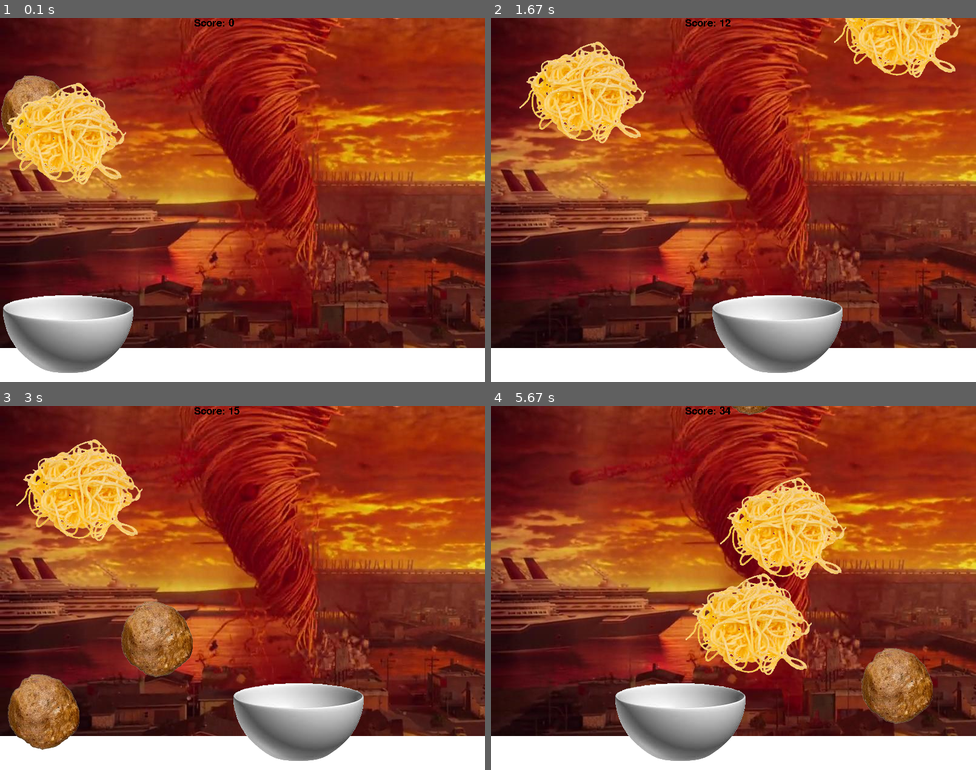
Above: before the commit, frames 1-4 (two rows, left to right).
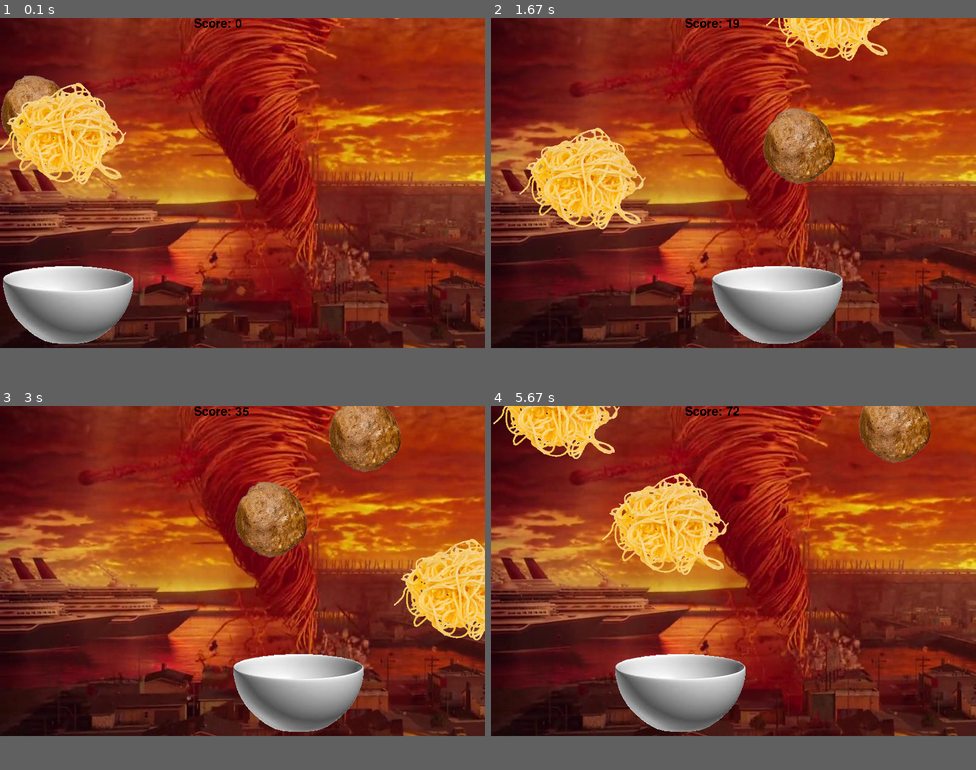
Above: after the commit, the same moments.

Repository: mchy8/Pygame
Game: pygame game, started from Pygame_Mackenzie1.py
Same seed, same stepped clock (60 frames per second), same inputs: the game is played once before the commit and once after it.
Inputs:
- Up to frame 1 (0.1 s): no input
- Up to frame 2 (1.67 s): hold Right 0.33-0.8 s; hold Right 0.83-1.3 s; hold Left from 1.33 s (still down)
- Up to frame 3 (3 s): release Left at 1.87 s; hold Left 1.9-2.3 s; hold Right 2.33-2.97 s
- Up to frame 4 (5.67 s): hold Left 3-3.47 s; hold Right 3.5-3.97 s; hold Right 4-4.47 s; hold Left 4.5-5.03 s; hold Left 5.07-5.47 s; hold Right from 5.5 s (still down)
In our replay, the window is 800x600 before the commit and 800x544 after it. These sizes can differ from the game's own. Grey fills any space a smaller window leaves; there, only what the larger window draws over its background counts as a difference.

The runs differ from the first frame. In frame 1, 6.3% of the frame differs, in the area x 0-50%, y 0-98%; in frame 2, 20%; in frame 3, 23%; in frame 4, 25%, in the area x 0-92%, y 0-98%.

Commit message:
sixteenth commit

Diff:
--- a/Pygame_Mackenzie1.py
+++ b/Pygame_Mackenzie1.py
@@ -5,12 +5,10 @@
 import random
 
 WIDTH = 800
-HEIGHT = 600
+HEIGHT = 544
 
-paused = False
+#800
 muted = False
-
-screen_height = 800
 
 white = (255,255,255)
 black = (0,0,0)
@@ -34,15 +32,23 @@
 
 score = 0
 maxscore = 100
-#create a surface
 
-#pygame.display.flip() 		#similar to a flip book, updates entire surface
-# pygame.display.update()		#only updates portion specified
-# this is the play sound function
 def play(soundFile):
 	soundFile = pygame.mixer.Sound(file=soundFile)
 	if not muted:
 		soundFile.play(loops=0)
+
+def overlap(Sprite):
+	for x in meatballArray:
+		if x != Sprite and Sprite.rect.colliderect(x.rect):
+			Sprite.rect.x = random.randint(1,WIDTH -20)
+			Sprite.rect.y = (random.randint(0, HEIGHT-30))*(-1)
+			overlap(Sprite)
+	for x in spaghettiArray:
+		if x != Sprite and Sprite.rect.colliderect(x.rect):
+			Sprite.rect.x = random.randint(1,WIDTH -20)
+			Sprite.rect.y = (random.randint(0, HEIGHT-30))*(-1)
+			overlap(Sprite)
 
 class Meatball(Sprite):
 	def __init__(self):
@@ -55,21 +61,21 @@
 		global meatballScore
 		if action == "move down":
 			self.rect.y += meatballspeed
-			if self.rect.y > screen_height:
+			if self.rect.y > HEIGHT- self.rect.height:
 				self.rect.x = random.randint(1,WIDTH -20)
 				self.rect.y = (random.randint(0, HEIGHT-30))*(-1)
+				overlap(self)
+				#y value is greater than the height it resets
 		elif action == "gotToTop":
 			self.rect.x = random.randint(1,WIDTH -20)
 			self.rect.y = (random.randint(0, HEIGHT-30))*(-1)
+			overlap(self)
 		if self.rect.colliderect(bowl1):
 			self.rect.x = random.randint(1,WIDTH -20)
 			self.rect.y = (random.randint(0, HEIGHT-30))*(-1)
 			score = score + meatballScore
-
-
-	def gotToTop(self):
-		self.rect.x = random.randint(1,WIDTH -20)
-		self.rect.y = (random.randint(0, HEIGHT-30))*(-1)
+			#changes the score and goes back to top
+			overlap(self)
 
 class Spaghetti(Sprite):
 	def __init__(self):
@@ -83,32 +89,30 @@
 		global spaghettiScore
 		if action == "move down":
 			self.rect.y += spaghettispeed
-			if self.rect.y > screen_height:
+			if self.rect.y > HEIGHT - self.rect.height:
 				self.rect.x = random.randint(1,WIDTH -20)
 				self.rect.y = (random.randint(0, HEIGHT-30))*(-1)
+				overlap(self)
 		elif action == "gotToTop":
 			self.rect.x = random.randint(1,WIDTH -20)
 			self.rect.y = (random.randint(0, HEIGHT-30))*(-1)
+			overlap(self)
 		if self.rect.colliderect(bowl1):
 			self.rect.x = random.randint(1,WIDTH -20)
 			self.rect.y = (random.randint(0, HEIGHT-30))*(-1)
 			score = score + spaghettiScore
-			# this is for playing sound
-			# play(file name here ex: 'getPoint.wav')
-	def gotToTop(self):
-		self.rect.x = random.randint(1,WIDTH -20)
-		self.rect.y = (random.randint(0, HEIGHT-30))*(-1)
+			overlap(self)
 
 class Bowl(Sprite):
 	def __init__(self):
 		Sprite.__init__(self)
 		self.image = image.load("bowl_v2.bmp").convert_alpha()
 		self.rect = self.image.get_rect()
-		self.rect.y = 450
+		self.rect.y = HEIGHT - self.rect.height
 
 	def update(self):
 		self.rect.x = x_pos
-		self.rect.y = 450
+		self.rect.y = HEIGHT - self.rect.height
 		if self.rect.x < 0:
 			self.rect.x = 0
 		elif self.rect.x > (WIDTH - self.rect.width):
@@ -116,30 +120,31 @@
 
 class Background(Sprite):
     def __init__(self, image_file, location):
-        pygame.sprite.Sprite.__init__(self)  #call Sprite initializer
+        Sprite.__init__(self)
         self.image = pygame.image.load("background2.bmp")
         self.rect = self.image.get_rect()
         self.rect.left, self.rect.top = location
 
 
 init()
+#initiates the pygame lib
 
 gameDisplay = display.set_mode((WIDTH, HEIGHT)) #initialize with a tuple
 #lets add a title, aka "caption"
 display.set_caption("Cloudy with a Chance of Meatballs")
 
-scoreFont = font.Font(None, 25)
+scoreFont = font.Font(None, 30)
 
 BackGround = Background("background2.bmp", [0,0])
 
-# meatball = Meatball()
-# meatballSprite = RenderPlain(meatball)
 meatballArray = []
 for i in range(0, maxmeatballs-1):
 	meatballArray.append(Meatball())
 meatballSprites = []
 for x in  range(0, (len(meatballArray)-1)):
+	#zero to the length of the array
 	meatballSprites.append(RenderPlain(meatballArray[x]))
+	#add the rendered meatball sprite x- adding it to meatball sprites
 spaghettiArray = []
 for i in range(0, maxspaghettis-1):
 	spaghettiArray.append(Spaghetti())
@@ -154,40 +159,18 @@
 gameExit = False
 
 while not gameExit:
-#if it collides then make the sound
-	# if score == maxscore:
-	# 	gameExit = True
-	# This sometimes works, and is used to stop the game when you get a max score
-
 	for event in pygame.event.get():
 		if event.type == pygame.QUIT:
 			gameExit = True
 	if event.type == pygame.KEYDOWN:
-		y_pos= 450;
 		if event.key == pygame.K_LEFT or event.key == pygame.K_a: # left key or a key pressed
-			# if you want to be able to pause uncomment the if statement with the other code in it
-			# if not paused:
 			x_pos -= speed
-			# bowlthing.move(-10)
 		if event.key == pygame.K_RIGHT or event.key == pygame.K_d: # right key or d key pressed
-			# if you want to be able to pause uncomment the if statement with the other code in it
-			# if not paused:
 			x_pos += speed
-		# uncomment this code if you want muting. key m toggles mute
-		# if event.key == pygame.K_m:
-		# 	muted = not muted
-		# un comment the code below this comment to allow pauses. space or p key toggles mute
-		# if event.key == pygame.K_SPACE or event.key == pygame.K_p:
-		# 	paused = not paused
-	# suround all code in this if statement in the while loop under this comment if you want to be able to pause the game but keep display.update() out of the if statement
-	# if not paused:
 	gameDisplay.fill(white)
 	gameDisplay.blit(BackGround.image, BackGround.rect)
 	scoreText = scoreFont.render("Score: "+str(score), False, (0,0,0))
 	gameDisplay.blit(scoreText, (320, 0))
-	# pygame.display.update()
-	# meatballSprite.update('move down')
-	# meatballSprite.draw(gameDisplay)
 	for i in range(0,len(meatballSprites) -1):
 		meatballSprites[i].update("move down")
 		meatballSprites[i].draw(gameDisplay)
@@ -199,4 +182,4 @@
 	display.update()
 
 pygame.quit()
-quit()				#exits python
+quit()
Binary file removed: hopefully.bmp.png
Binary file removed: images.jpg
Binary file removed: meatball.jpg
Binary file removed: possible background.jpg
Binary file removed: possible background3.jpg
Binary file removed: possible background4.png
Binary file removed: possible background5.jpg
Binary file removed: spaghetti.bmp
Binary file removed: spaghetti1.bmp
